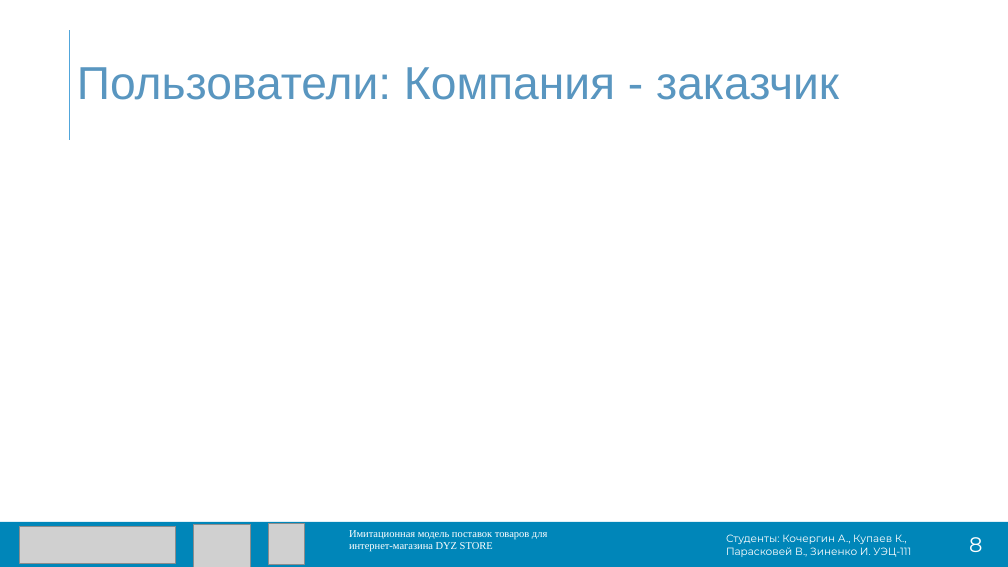
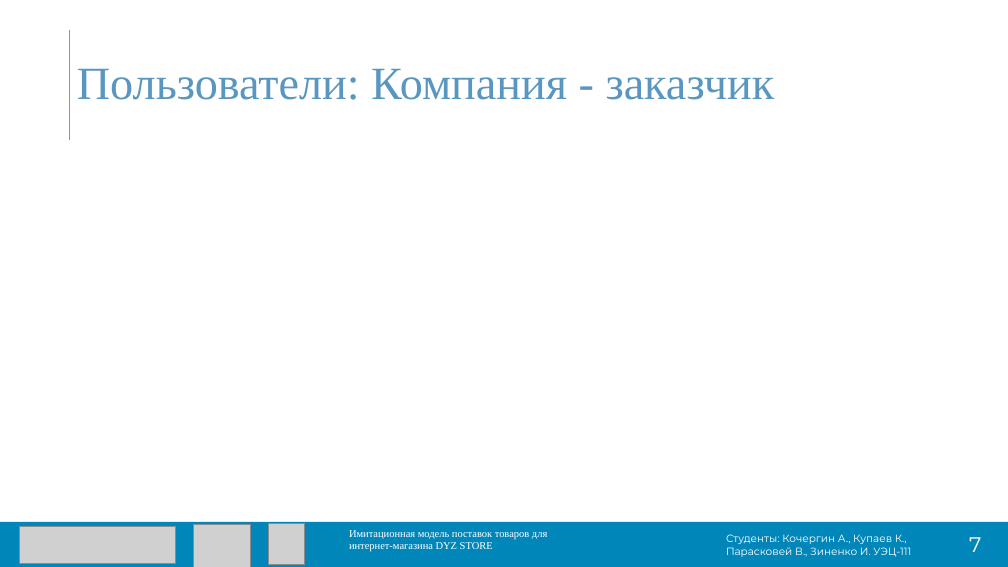
Before and after one commit to Exorser/DYZ-STORE, a slide deck: slide 7 of Postavki (1).pptx. Drawn at 1008x567 pixels with LibreOffice and Linux fonts; fonts in the diff are those of the drawing; grey boxes stand for pictures. Boxes give left, top, right and bottom in pixels: in the first picture for what was removed or moved away, otherwise in the second. Text is boxed around its words. In the diff, an @@ line names an element or a change of style, - is before the commit and + after.

```diff
--- a/Postavki (1).pptx
+++ b/Postavki (1).pptx
@@ title "Пользователи: Компания - заказчик" at [77,68,775,100]: font Arial to Times New Roman @@
@@ text at [969,537,981,552]: text changed @@
-8
+7
```
Also in this commit, not shown: 8 other slides changed, 3 slides added.
